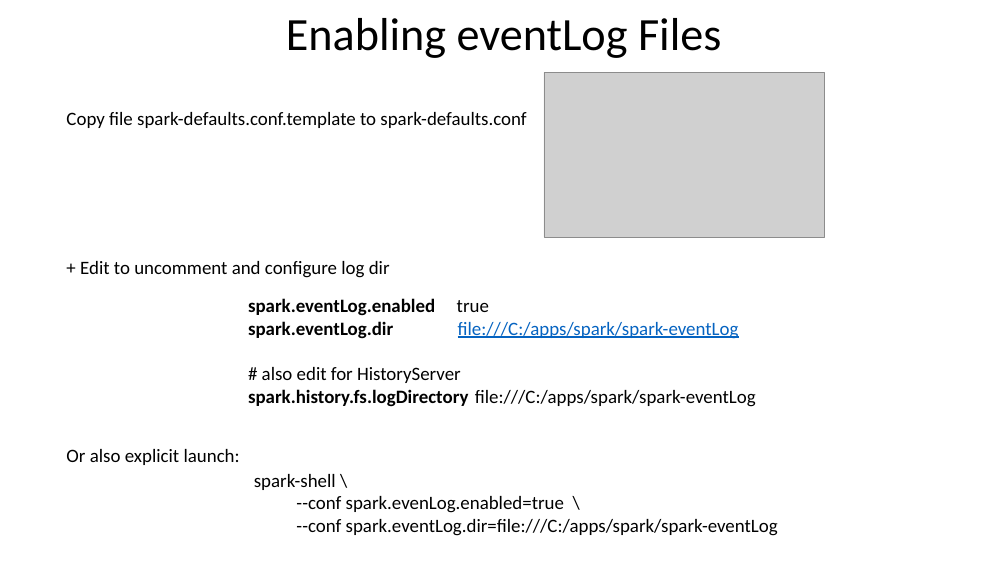
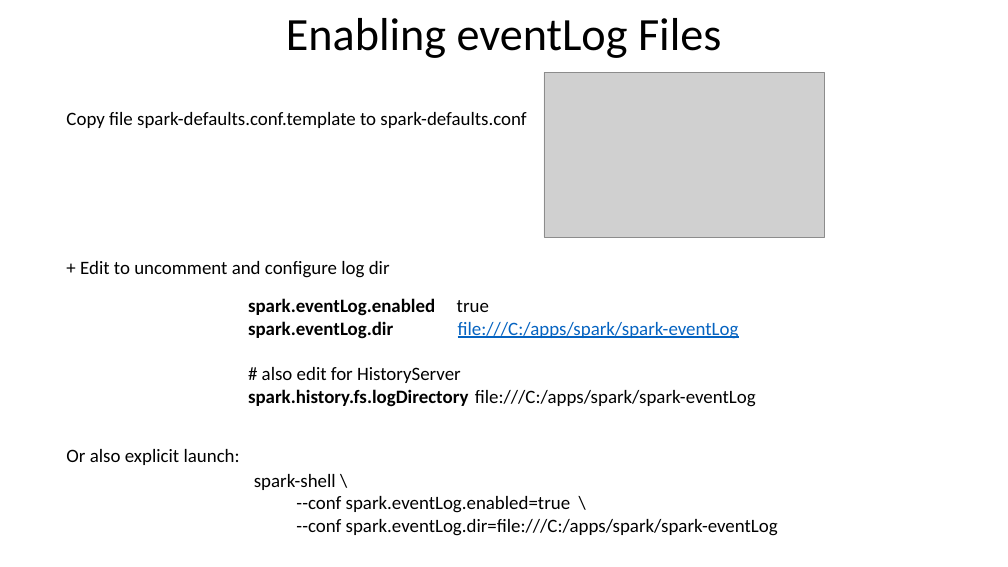
Before and after one commit to Arnaud-Nauwynck/presentations, a slide deck: slide 31 of pres-bigdata/12-sparkui-internals-plan-job-stage-task.pptx. Drawn at 1008x567 pixels with LibreOffice and Linux fonts; fonts in the diff are those of the drawing; grey boxes stand for pictures. Boxes give left, top, right and bottom in pixels: in the first picture for what was removed or moved away, otherwise in the second. Text is boxed around its words. In the diff, an @@ line names an element or a change of style, - is before the commit and + after.

```diff
--- a/pres-bigdata/12-sparkui-internals-plan-job-stage-task.pptx
+++ b/pres-bigdata/12-sparkui-internals-plan-job-stage-task.pptx
@@ text at <box>296,496,778,536</box>: text changed @@
---conf spark.evenLog.enabled=true \
---conf spark.eventLog.dir=file:///C:/apps/spark/spark-eventLog
+--conf spark.eventLog.enabled=true \
+--conf spark.eventLog.dir=file:///C:/apps/spark/spark-eventLog
```
Also in this commit, not shown: 24 other slides changed, 12 other files.
